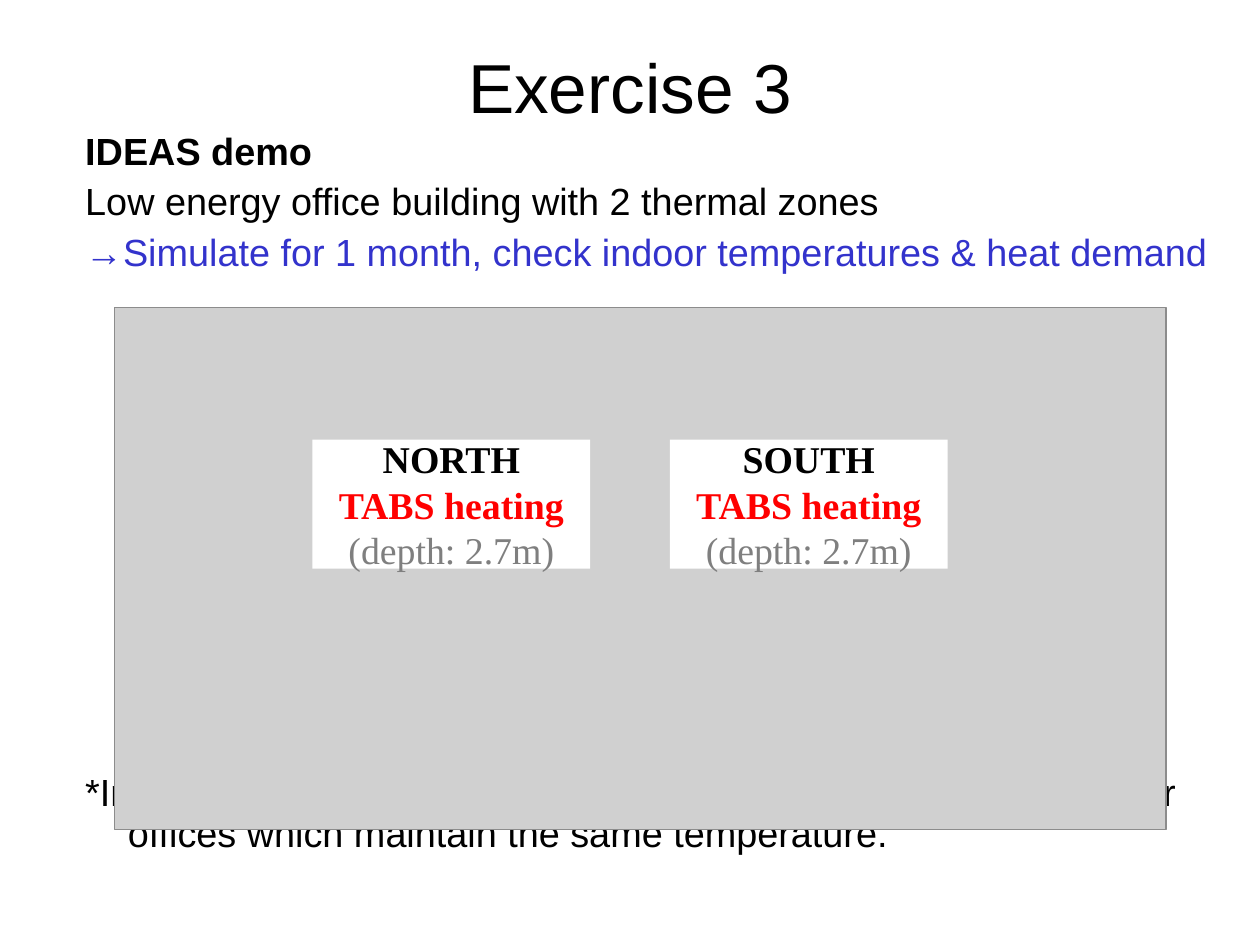
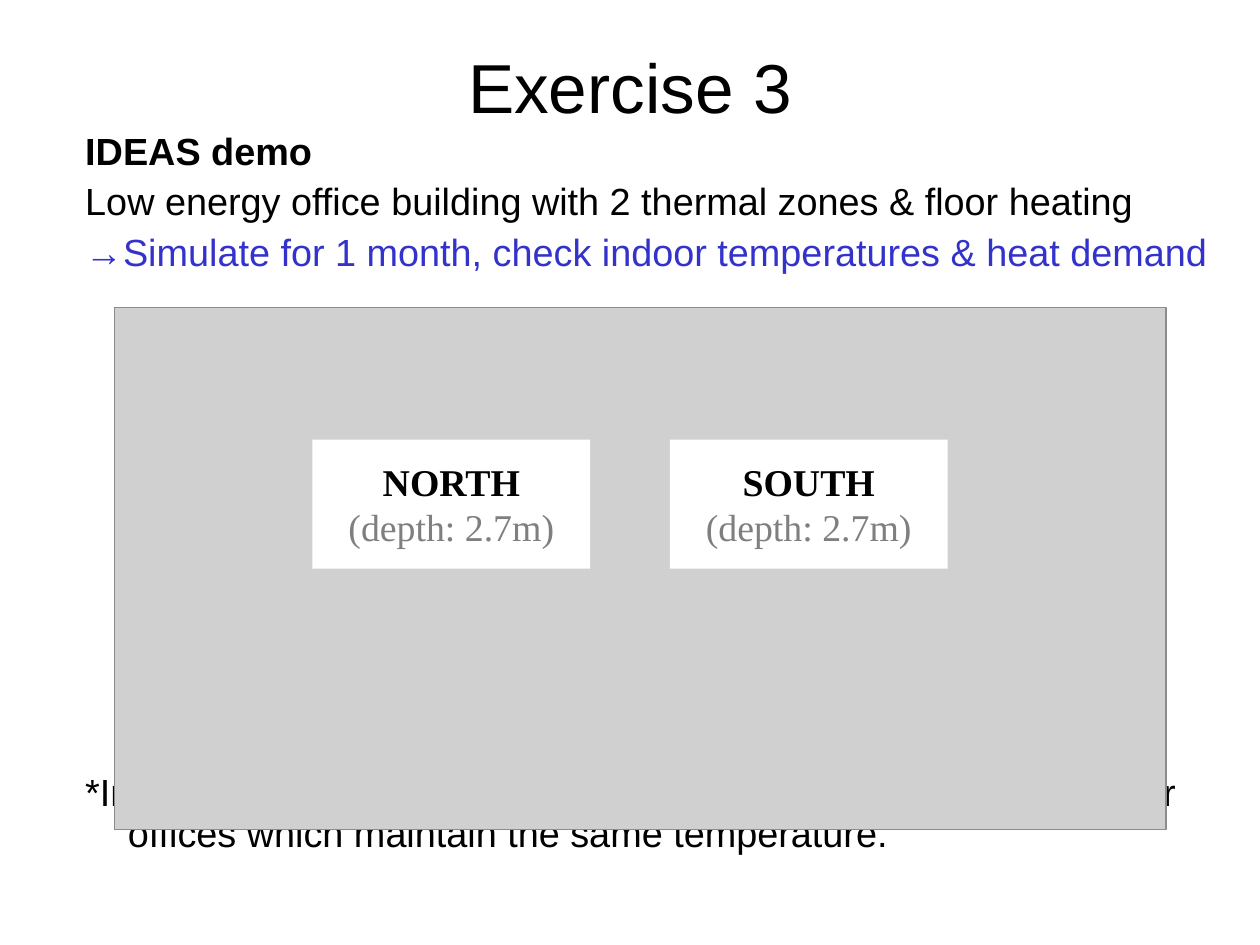
Before and after one commit to open-ideas/__CrashCourse__, a slide deck: slide 18 of Slides/CrashCourse_2014.ppt. Drawn at 1260x945 pixels with LibreOffice and Linux fonts; fonts in the diff are those of the drawing; grey boxes stand for pictures. Boxes give left, top, right and bottom in pixels: in the first picture for what was removed or moved away, otherwise in the second. Text is boxed around its words. In the diff, an @@ line names an element or a change of style, - is before the commit and + after.

Commit message:
Updated IDEAS exercise. Heating system to be added.

```diff
--- a/Slides/CrashCourse_2014.ppt
+++ b/Slides/CrashCourse_2014.ppt
@@ text at [85,187,1133,223]: text changed @@
-Low energy office building with 2 thermal zones
+Low energy office building with 2 thermal zones & floor heating
@@ text in rectangle at [339,492,564,527]: paragraph removed @@
-TABS heating
@@ text in rectangle at [696,492,922,527]: paragraph removed @@
-TABS heating
```
Also in this commit, not shown: 3 other slides changed.
